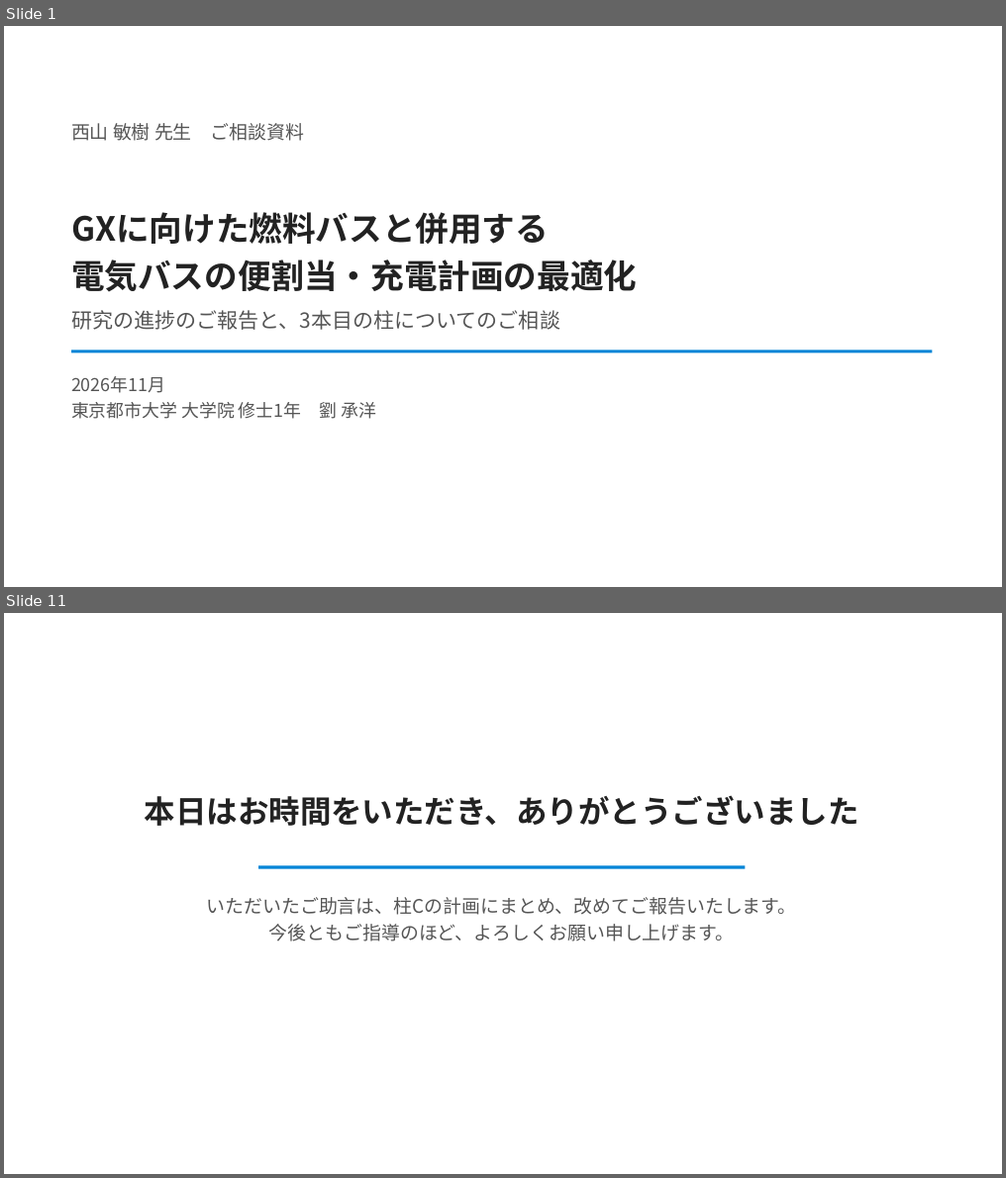
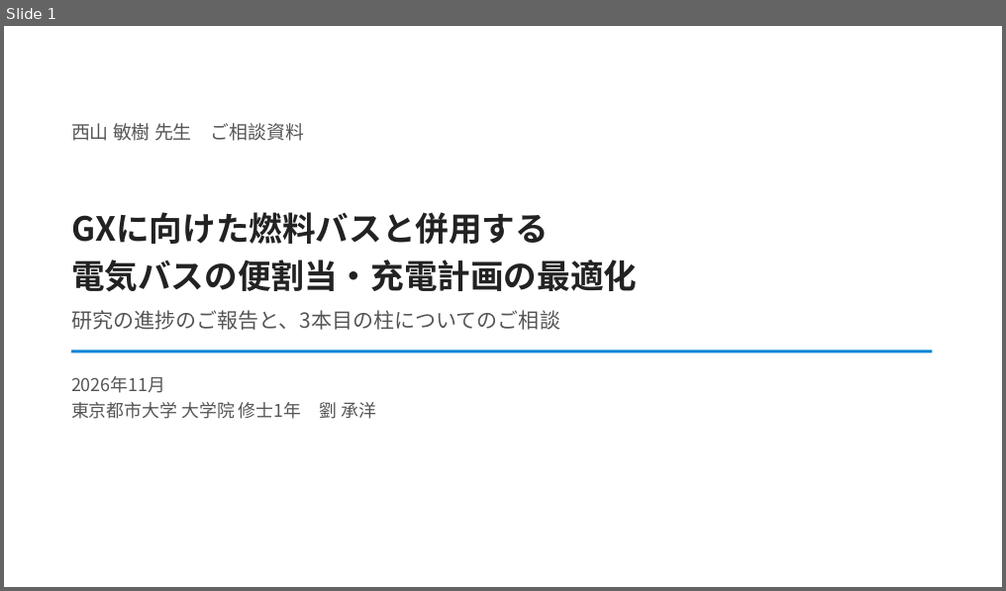
Before and after one commit to CYLIU2003/master-course, a slide deck: outcome/2026-11-16_nishiyama_consult/西山先生へのご相談_最新結果と3本目の柱.pptx. Shown one above the other, each under a label of ours: slides 1 and 11 before the commit, slide 1 after it; the slides between them are not shown. The pictures are 1006x1178 and 1006x591 pixels, drawn with LibreOffice and Linux fonts; fonts in the diff are those of the drawing. Boxes give left, top, right and bottom in pixels: in the first picture for what was removed or moved away, otherwise in the second. Text is boxed around its words. In the diff, an @@ line names an element or a change of style, - is before the commit and + after.

```diff
--- a/outcome/2026-11-16_nishiyama_consult/西山先生へのご相談_最新結果と3本目の柱.pptx
+++ b/outcome/2026-11-16_nishiyama_consult/西山先生へのご相談_最新結果と3本目の柱.pptx
@@ slide 11 removed at (4,613,1002,1174), background #FFFFFF @@
@@ text removed at (145,795,859,826) @@
-本日はお時間をいただき、ありがとうございました
@@ line removed from (258, 867) to (746, 867) @@
@@ text removed at (207,897,797,942) @@
-いただいたご助言は、柱Cの計画にまとめ、改めてご報告いたします。
-今後ともご指導のほど、よろしくお願い申し上げます。
```
Also in this commit, not shown: 8 slides changed, 1 other slide removed, 2 other files.
